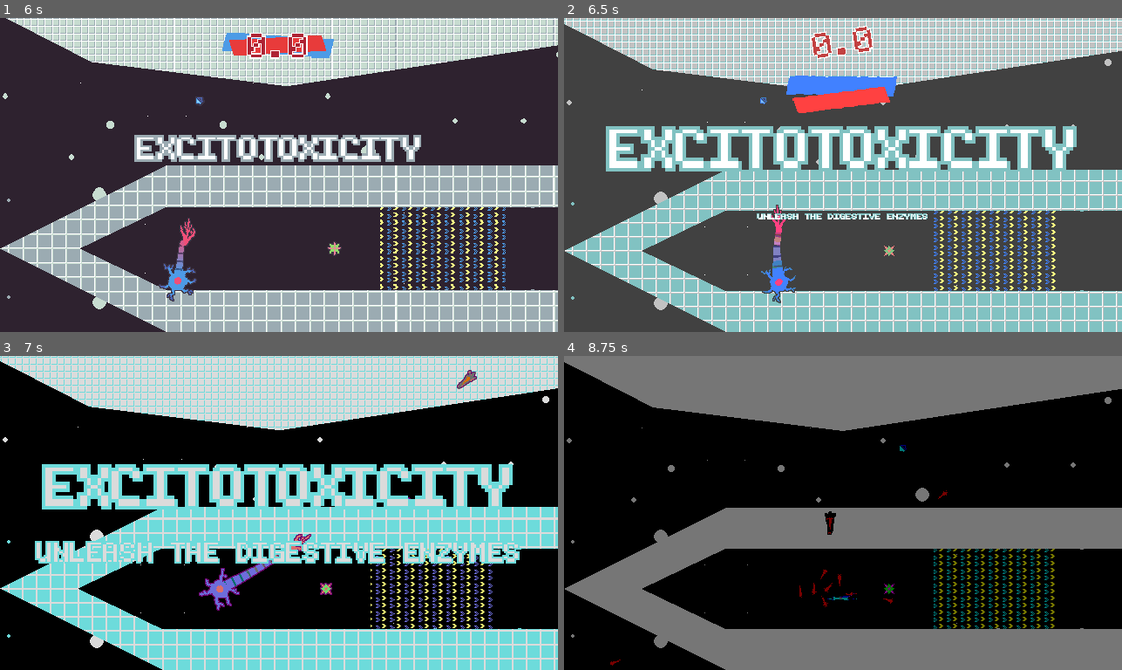
Above: before the commit, frames 1-4 (two rows, left to right).
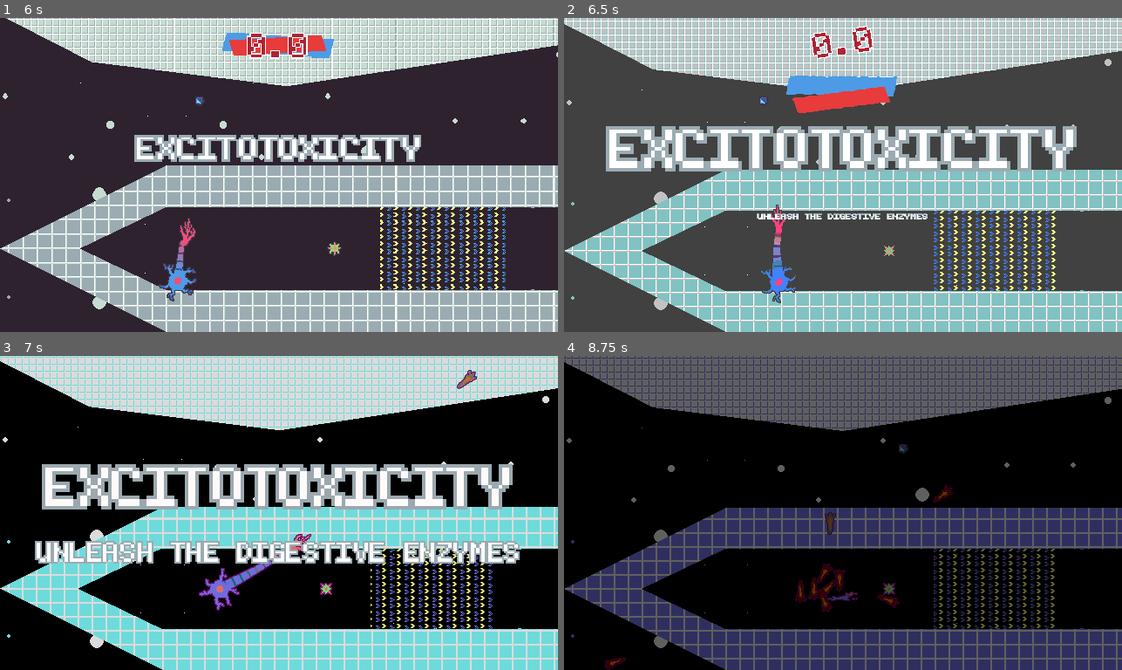
Above: after the commit, the same moments.

Repository: bnhrl/MomentumIsEverythingCountDown
Game: Godot game, scene res://Game/Levels/Level9/level_9.tscn
Two runs of this game, one before a commit and one after it. Both use one fixed random seed, a clock stepped at 60 frames per second and the inputs below. This scene is started directly instead of the project's main scene.
Inputs (mouse positions are in pixels of both pictures, inside the frame that each line leads up to):
- Up to frame 1 (6 s): move the mouse to (401, 159) at 0.52 s; hold D (right) 0.53-1.28 s; click (401, 159) at 0.6 s; move the mouse to (167, 190) at 1.27 s; hold S (down) 1.28-2.03 s; click (167, 190) at 1.35 s; move the mouse to (334, 105) at 2.02 s; hold D (right) 2.03-2.78 s; click (334, 105) at 2.1 s; move the mouse to (251, 237) at 2.77 s; hold W (up) 2.78-3.53 s; click (251, 237) at 2.85 s; move the mouse to (446, 222) at 3.52 s; hold A (left) 3.53-5.03 s; click (446, 222) at 3.6 s; tap Escape (escape) at 4.15 s; move the mouse to (111, 127) at 4.27 s; click (111, 127) at 4.35 s; move the mouse to (306, 175) at 5.02 s; hold S (down) 5.03-5.78 s; click (306, 175) at 5.1 s; move the mouse to (195, 96) at 5.77 s; hold D (right) from 5.78 s (still down); click (195, 96) at 5.85 s
- Up to frame 2 (6.5 s): keep holding D (right)
- Up to frame 3 (7 s): move the mouse to (401, 497) at 6.52 s; release D (right) at 6.53 s; hold W (up) from 6.53 s (still down); click (401, 497) at 6.6 s
- Up to frame 4 (8.75 s): move the mouse to (731, 528) at 7.27 s; release W (up) at 7.28 s; hold D (right) 7.28-8.03 s; click (731, 528) at 7.35 s; move the mouse to (898, 443) at 8.02 s; hold S (down) from 8.03 s (still down); click (898, 443) at 8.1 s

Frame 1 is identical in both runs. In frame 2, 6.7% of the frame differs, in the area x 7-92%, y 2-65%; in frame 3, 13%; in frame 4, 24%, in the area x 0-100%, y 0-100%.

Commit message:
Fixed Level12 -> EndingCutscene, the hitflash now functions when time runs out, added Level8 & 9 tutorials

Diff:
--- a/Game/EndingCutscene/ending_cutscene.gd
+++ b/Game/EndingCutscene/ending_cutscene.gd
@@ -22,6 +22,7 @@
 const MIDDLE := Vector2(320,180)
 func step_0() -> Signal: # Pan down to Man
 	$CameraAnchor/FadeOut.hide()
+	Camera.limit_enabled = false
 	await Delays.wait(0.5)
 	var tween := create_tween()
 	tween.tween_property(camera_anchor, "position", MIDDLE, 2).set_trans(Tween.TRANS_EXPO).from(MIDDLE*Vector2(1,-1))
--- a/Game/EndingCutscene/ending_cutscene.tscn
+++ b/Game/EndingCutscene/ending_cutscene.tscn
@@ -110,7 +110,7 @@
 theme_override_constants/outline_size = 4
 bbcode_enabled = true
 text = "	Main Programmer (aka All* Of It)
-	Seriously they're magic I really don't
+	Seriously he's magic I really don't
 	Ideas
 	Levels 5, 6, 8, 9, 11 Design
 	itch.io Page Design
--- a/Game/Enemies/DigestiveEnzyme/digestive_enzyme.tscn
+++ b/Game/Enemies/DigestiveEnzyme/digestive_enzyme.tscn
@@ -30,7 +30,6 @@
 collision_mask = 2
 script = ExtResource("2_xkb1b")
 speed = 17500.0
-momentum_to_kill = 400.0
 idle_movement = false
 blood_color = Color(0.92156863, 0.30588236, 0.21176471, 0.6666667)
 
@@ -39,7 +38,6 @@
 
 [node name="DetectionArea" parent="." index="2" unique_id=2072933801]
 process_mode = 4
-visible = false
 
 [node name="Sprite" type="AnimatedSprite2D" parent="Model" parent_id_path=PackedInt32Array(87698194) index="0" unique_id=200422289]
 sprite_frames = SubResource("SpriteFrames_c6smh")
--- a/Game/LevelSelect/level_select.tscn
+++ b/Game/LevelSelect/level_select.tscn
@@ -211,6 +211,7 @@
 offset_bottom = 357.0
 
 [node name="BtnShowLevelButtons" parent="." unique_id=1614675331 instance=ExtResource("2_eeebr")]
+visible = false
 layout_mode = 0
 offset_left = 460.0
 offset_top = 7.0
--- a/Game/Levels/Level8/level_8.tscn
+++ b/Game/Levels/Level8/level_8.tscn
@@ -130,50 +130,7 @@
 polygon = PackedVector2Array(1707, 583, 1666, 855, 1708, 1093, 1822, 990, 1826, 548, 1698, 92, 1602, -14, 1396, 0, 1312, 53, 864, 59, 83, 44, -47, -46, -35, 322, 3, 216, 281, 167, 555, 168, 1086, 203, 1555, 170, 1659, 326)
 
 [node name="NavigationRegion" parent="." index="6" unique_id=517625210]
-visible = false
 navigation_polygon = SubResource("NavigationPolygon_nxyy3")
-
-[node name="GrapplePoint0" parent="GrapplePoints" parent_id_path=PackedInt32Array(882760734) index="0" unique_id=907286068 instance=ExtResource("4_igeap")]
-position = Vector2(446, 333)
-
-[node name="GrapplePoint1" parent="GrapplePoints" parent_id_path=PackedInt32Array(882760734) index="1" unique_id=1643396071 instance=ExtResource("4_igeap")]
-position = Vector2(917, 405)
-
-[node name="GrapplePoint2" parent="GrapplePoints" parent_id_path=PackedInt32Array(882760734) index="2" unique_id=126683419 instance=ExtResource("4_igeap")]
-position = Vector2(1233, 222)
-
-[node name="GrapplePoint3" parent="GrapplePoints" parent_id_path=PackedInt32Array(882760734) index="3" unique_id=1064016268 instance=ExtResource("4_igeap")]
-position = Vector2(1682, 515)
-
-[node name="GrapplePoint4" parent="GrapplePoints" parent_id_path=PackedInt32Array(882760734) index="4" unique_id=861349874 instance=ExtResource("4_igeap")]
-position = Vector2(1917, 961)
-
-[node name="GrapplePoint5" parent="GrapplePoints" parent_id_path=PackedInt32Array(882760734) index="5" unique_id=1392834097 instance=ExtResource("4_igeap")]
-position = Vector2(1991, 1325)
-
-[node name="GrapplePoint6" parent="GrapplePoints" parent_id_path=PackedInt32Array(882760734) index="6" unique_id=1267257157 instance=ExtResource("4_igeap")]
-position = Vector2(2118, 1696)
-
-[node name="GrapplePoint7" parent="GrapplePoints" parent_id_path=PackedInt32Array(882760734) index="7" unique_id=574843654 instance=ExtResource("4_igeap")]
-position = Vector2(2370, 1372)
-
-[node name="GrapplePoint8" parent="GrapplePoints" parent_id_path=PackedInt32Array(882760734) index="8" unique_id=1683308872 instance=ExtResource("4_igeap")]
-position = Vector2(2449, 910)
-
-[node name="GrapplePoint9" parent="GrapplePoints" parent_id_path=PackedInt32Array(882760734) index="9" unique_id=2080558601 instance=ExtResource("4_igeap")]
-position = Vector2(2652, 792)
-
-[node name="GrapplePoint10" parent="GrapplePoints" parent_id_path=PackedInt32Array(882760734) index="10" unique_id=368391291 instance=ExtResource("4_igeap")]
-position = Vector2(3008, 769)
-
-[node name="GrapplePoint11" parent="GrapplePoints" parent_id_path=PackedInt32Array(882760734) index="11" unique_id=1895211840 instance=ExtResource("4_igeap")]
-position = Vector2(3540, 776.9998)
-
-[node name="GrapplePoint12" parent="GrapplePoints" parent_id_path=PackedInt32Array(882760734) index="12" unique_id=1134170612 instance=ExtResource("4_igeap")]
-position = Vector2(3781, 1090)
-
-[node name="GrapplePoint13" parent="GrapplePoints" parent_id_path=PackedInt32Array(882760734) index="13" unique_id=282879064 instance=ExtResource("4_igeap")]
-position = Vector2(3789, 1421)
 
 [node name="CompletionZone0" parent="CompletionZones" parent_id_path=PackedInt32Array(1863227345) index="0" unique_id=241888325 instance=ExtResource("12_nusqt")]
 position = Vector2(3777, 1738.0002)
@@ -213,3 +170,61 @@
 position = Vector2(3811, 773.0002)
 rotation = -2.2855475
 scale = Vector2(1.2290934, 1.2290934)
+
+[node name="GrapplePoint0" parent="GrapplePoints" parent_id_path=PackedInt32Array(882760734) index="0" unique_id=907286068 instance=ExtResource("4_igeap")]
+position = Vector2(446, 333)
+
+[node name="GrapplePoint1" parent="GrapplePoints" parent_id_path=PackedInt32Array(882760734) index="1" unique_id=1643396071 instance=ExtResource("4_igeap")]
+position = Vector2(917, 405)
+
+[node name="GrapplePoint2" parent="GrapplePoints" parent_id_path=PackedInt32Array(882760734) index="2" unique_id=126683419 instance=ExtResource("4_igeap")]
+position = Vector2(1233, 222)
+
+[node name="GrapplePoint3" parent="GrapplePoints" parent_id_path=PackedInt32Array(882760734) index="3" unique_id=1064016268 instance=ExtResource("4_igeap")]
+position = Vector2(1682, 515)
+
+[node name="GrapplePoint4" parent="GrapplePoints" parent_id_path=PackedInt32Array(882760734) index="4" unique_id=861349874 instance=ExtResource("4_igeap")]
+position = Vector2(1917, 961)
+
+[node name="GrapplePoint5" parent="GrapplePoints" parent_id_path=PackedInt32Array(882760734) index="5" unique_id=1392834097 instance=ExtResource("4_igeap")]
+position = Vector2(1991, 1325)
+
+[node name="GrapplePoint6" parent="GrapplePoints" parent_id_path=PackedInt32Array(882760734) index="6" unique_id=1267257157 instance=ExtResource("4_igeap")]
+position = Vector2(2118, 1696)
+
+[node name="GrapplePoint7" parent="GrapplePoints" parent_id_path=PackedInt32Array(882760734) index="7" unique_id=574843654 instance=ExtResource("4_igeap")]
+position = Vector2(2370, 1372)
+
+[node name="GrapplePoint8" parent="GrapplePoints" parent_id_path=PackedInt32Array(882760734) index="8" unique_id=1683308872 instance=ExtResource("4_igeap")]
+position = Vector2(2449, 910)
+
+[node name="GrapplePoint9" parent="GrapplePoints" parent_id_path=PackedInt32Array(882760734) index="9" unique_id=2080558601 instance=ExtResource("4_igeap")]
+position = Vector2(2652, 792)
+
+[node name="GrapplePoint10" parent="GrapplePoints" parent_id_path=PackedInt32Array(882760734) index="10" unique_id=368391291 instance=ExtResource("4_igeap")]
+position = Vector2(3008, 769)
+
+[node name="GrapplePoint11" parent="GrapplePoints" parent_id_path=PackedInt32Array(882760734) index="11" unique_id=1895211840 instance=ExtResource("4_igeap")]
+position = Vector2(3540, 776.9998)
+
+[node name="GrapplePoint12" parent="GrapplePoints" parent_id_path=PackedInt32Array(882760734) index="12" unique_id=1134170612 instance=ExtResource("4_igeap")]
+position = Vector2(3781, 1090)
+
+[node name="GrapplePoint13" parent="GrapplePoints" parent_id_path=PackedInt32Array(882760734) index="13" unique_id=282879064 instance=ExtResource("4_igeap")]
+position = Vector2(3789, 1421)
+
+[node name="Tutorial0" type="RichTextLabel" parent="." index="14" unique_id=540437513]
+clip_contents = false
+offset_left = 433.0
+offset_top = 279.0
+offset_right = 675.0
+offset_bottom = 387.0
+mouse_filter = 2
+theme_override_colors/default_color = Color(0.78039217, 0.8627451, 0.8156863, 1)
+theme_override_colors/font_outline_color = Color(0.18039216, 0.13333334, 0.18431373, 1)
+theme_override_constants/outline_size = 4
+bbcode_enabled = true
+text = "Ricocheting off of BOUNCY OBJECTS increases your MOMENTUM."
+scroll_active = false
+horizontal_alignment = 1
+vertical_alignment = 1
--- a/Game/Levels/Level9/level_9.tscn
+++ b/Game/Levels/Level9/level_9.tscn
@@ -47,23 +47,23 @@
 source_geometry_group_name = &"navigation_group"
 agent_radius = 3.0
 
+[sub_resource type="ShaderMaterial" id="ShaderMaterial_0maof"]
+resource_local_to_scene = true
+shader = ExtResource("2_voq3k")
+shader_parameter/tile_texture = ExtResource("7_fr3p4")
+shader_parameter/tile_size = Vector2(16, 16)
+shader_parameter/rotation = -0.5039987280984027
+shader_parameter/autoscroll = true
+
 [sub_resource type="ShaderMaterial" id="ShaderMaterial_887xa"]
 resource_local_to_scene = true
 shader = ExtResource("2_voq3k")
 shader_parameter/tile_texture = ExtResource("7_fr3p4")
 shader_parameter/tile_size = Vector2(16, 16)
-shader_parameter/rotation = -0.5039987280984027
+shader_parameter/rotation = 0.0
 shader_parameter/autoscroll = true
 
 [sub_resource type="ShaderMaterial" id="ShaderMaterial_hgbcd"]
-resource_local_to_scene = true
-shader = ExtResource("2_voq3k")
-shader_parameter/tile_texture = ExtResource("7_fr3p4")
-shader_parameter/tile_size = Vector2(16, 16)
-shader_parameter/rotation = 0.0
-shader_parameter/autoscroll = true
-
-[sub_resource type="ShaderMaterial" id="ShaderMaterial_8jvnf"]
 resource_local_to_scene = true
 shader = ExtResource("2_voq3k")
 shader_parameter/tile_texture = ExtResource("7_fr3p4")
@@ -126,32 +126,28 @@
 polygon = PackedVector2Array(1119, -1049, 1028, -838, 867, -792, 586, -903, 490, -1107)
 
 [node name="NavigationRegion" parent="." index="6" unique_id=517625210]
-visible = false
 navigation_polygon = SubResource("NavigationPolygon_0maof")
 
-[node name="GrapplePoint0" parent="GrapplePoints" parent_id_path=PackedInt32Array(882760734) index="0" unique_id=907286068 instance=ExtResource("8_leq20")]
-position = Vector2(1174, -269)
-
-[node name="GrapplePoint1" parent="GrapplePoints" parent_id_path=PackedInt32Array(882760734) index="1" unique_id=1756419611 instance=ExtResource("8_leq20")]
-position = Vector2(1513, -679)
-
 [node name="BoostPad2" parent="BoostPads" parent_id_path=PackedInt32Array(839747053) index="0" unique_id=816347687 instance=ExtResource("6_4u6db")]
+material = SubResource("ShaderMaterial_0maof")
+polygon = PackedVector2Array(1399, -321, 1325, -168, 1398, -152, 1518, -217, 1410, -341)
+spin_speed = 0.0
+direction = -28.87700000000001
+
+[node name="BoostPad0" parent="BoostPads" parent_id_path=PackedInt32Array(839747053) index="1" unique_id=1491510217 instance=ExtResource("6_4u6db")]
 material = SubResource("ShaderMaterial_887xa")
-polygon = PackedVector2Array(1399, -321, 1325, -168, 1398, -152, 1518, -217, 1410, -341)
-direction = -28.87700000000001
-
-[node name="BoostPad0" parent="BoostPads" parent_id_path=PackedInt32Array(839747053) index="1" unique_id=1491510217 instance=ExtResource("6_4u6db")]
-material = SubResource("ShaderMaterial_hgbcd")
 position = Vector2(378.5, 1)
 scale = Vector2(9.366667, 3.1333334)
 polygon = PackedVector2Array(-15, -15, 0, -15, 0, 15, -15, 15)
+spin_speed = 0.0
 speed = 200.0
 
 [node name="BoostPad1" parent="BoostPads" parent_id_path=PackedInt32Array(839747053) index="2" unique_id=1636313232 instance=ExtResource("6_4u6db")]
-material = SubResource("ShaderMaterial_8jvnf")
+material = SubResource("ShaderMaterial_hgbcd")
 position = Vector2(1024, 1)
 scale = Vector2(9.366667, 3.1333334)
 polygon = PackedVector2Array(-13.238434, -15, -0.10675812, -27.765957, 0, 15)
+spin_speed = 0.0
 direction = -85.0
 speed = 150.0
 
@@ -202,3 +198,25 @@
 [node name="Mug" parent="Objects" parent_id_path=PackedInt32Array(438333042) index="4" unique_id=514308791 instance=ExtResource("13_71741")]
 position = Vector2(1760, -399)
 rotation = 0.2617994
+
+[node name="GrapplePoint0" parent="GrapplePoints" parent_id_path=PackedInt32Array(882760734) index="0" unique_id=907286068 instance=ExtResource("8_leq20")]
+position = Vector2(1174, -269)
+
+[node name="GrapplePoint1" parent="GrapplePoints" parent_id_path=PackedInt32Array(882760734) index="1" unique_id=1756419611 instance=ExtResource("8_leq20")]
+position = Vector2(1513, -679)
+
+[node name="Tutorial0" type="RichTextLabel" parent="." index="14" unique_id=951256283]
+clip_contents = false
+offset_left = 455.0
+offset_top = -54.0
+offset_right = 697.0
+offset_bottom = 54.0
+mouse_filter = 2
+theme_override_colors/default_color = Color(0.78039217, 0.8627451, 0.8156863, 1)
+theme_override_colors/font_outline_color = Color(0.18039216, 0.13333334, 0.18431373, 1)
+theme_override_constants/outline_size = 4
+bbcode_enabled = true
+text = "BOOST PADS rapidly move you in the direction they are facing."
+scroll_active = false
+horizontal_alignment = 1
+vertical_alignment = 1
--- a/_Globals/Effects/_Effects.gd
+++ b/_Globals/Effects/_Effects.gd
@@ -14,11 +14,11 @@
 func _process_screen_effects(delta: float) -> void:
 	_brighten = LerpHelper.lf(_brighten, 0.0, 12.0, delta)
 
-	$Brighten.material.set_shader_parameter("mult", _brighten)
+	$EffectLayer0/Brighten.material.set_shader_parameter("mult", _brighten)
 
 	if intensifying:
 		i = LerpHelper.lf(i, 0.333, 5.0, delta)
-		$Intensify.material.set_shader_parameter("rounding", i)
+		$EffectLayer1/Intensify.material.set_shader_parameter("rounding", i)
 
 var _brighten := 0.0
 func brighten(amount := 1.25) -> void:
@@ -31,8 +31,8 @@
 func intensify() -> void:
 	intensifying = true
 	i = 10.0
-	$Intensify.show()
+	$EffectLayer1/Intensify.show()
 
 func unintensify() -> void:
 	intensifying = false
-	$Intensify.hide()
+	$EffectLayer1/Intensify.hide()
--- a/_Globals/Effects/effects_layer.tscn
+++ b/_Globals/Effects/effects_layer.tscn
@@ -4,27 +4,30 @@
 [ext_resource type="Shader" uid="uid://jbfxqqvwcrlx" path="res://Assets/Shaders/effect_intensify.gdshader" id="2_ubn7f"]
 [ext_resource type="Shader" uid="uid://dhtqxbym460ta" path="res://Assets/Shaders/effect_brighten.gdshader" id="3_2inh8"]
 
+[sub_resource type="ShaderMaterial" id="ShaderMaterial_c6smh"]
+shader = ExtResource("2_ubn7f")
+shader_parameter/rounding = 10.0
+
 [sub_resource type="ShaderMaterial" id="ShaderMaterial_ystob"]
 shader = ExtResource("3_2inh8")
 shader_parameter/mult = 0.0
-
-[sub_resource type="ShaderMaterial" id="ShaderMaterial_c6smh"]
-shader = ExtResource("2_ubn7f")
-shader_parameter/rounding = 10.0
 
 [node name="EffectsLayer" type="CanvasLayer" unique_id=1427142918]
 layer = 9
 script = ExtResource("1_btiq3")
 
-[node name="Brighten" type="ColorRect" parent="." unique_id=543014607]
+[node name="EffectLayer1" type="CanvasLayer" parent="." unique_id=646894591]
+
+[node name="Intensify" type="ColorRect" parent="EffectLayer1" unique_id=307774675]
+material = SubResource("ShaderMaterial_c6smh")
+offset_right = 640.0
+offset_bottom = 360.0
+mouse_filter = 2
+
+[node name="EffectLayer0" type="CanvasLayer" parent="." unique_id=1792592247]
+
+[node name="Brighten" type="ColorRect" parent="EffectLayer0" unique_id=543014607]
 material = SubResource("ShaderMaterial_ystob")
 offset_right = 640.0
 offset_bottom = 360.0
 mouse_filter = 2
-
-[node name="Intensify" type="ColorRect" parent="." unique_id=307774675]
-visible = false
-material = SubResource("ShaderMaterial_c6smh")
-offset_right = 640.0
-offset_bottom = 360.0
-mouse_filter = 2
